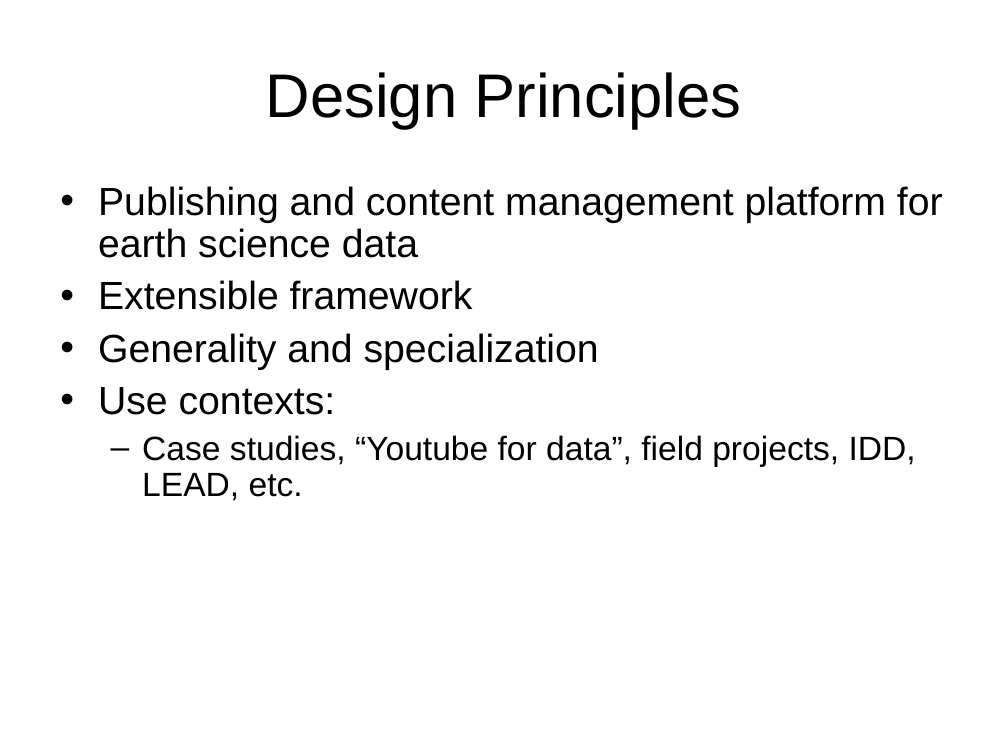
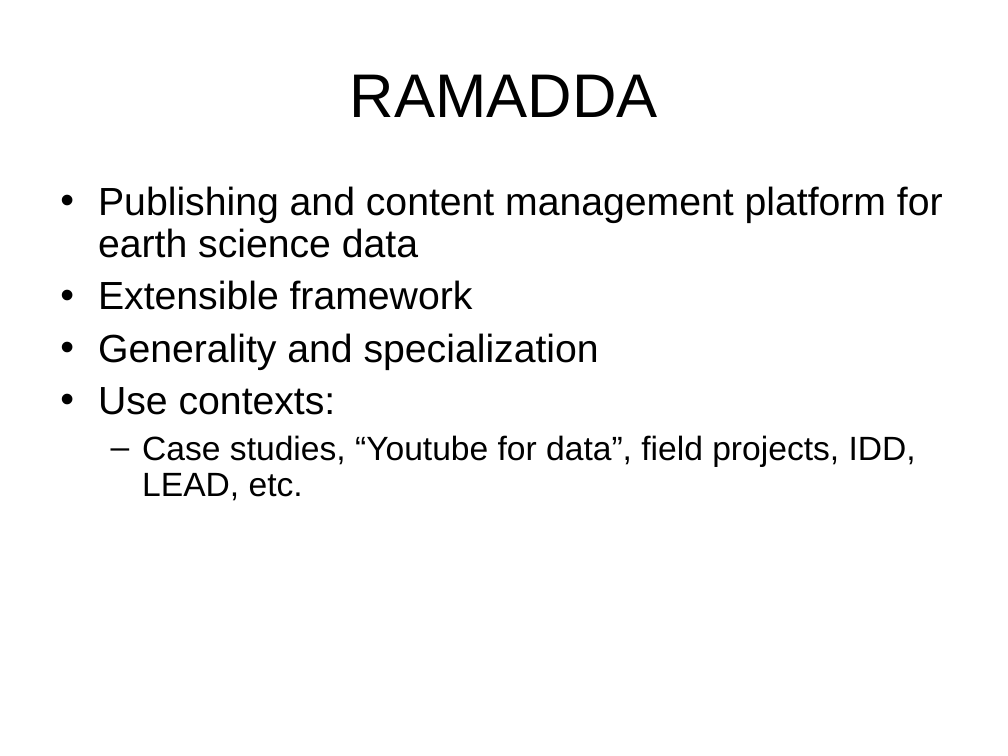
Before and after one commit to Unidata/IDV, a slide deck: slide 1 of ucar/unidata/repository/docs/presentations/architecture.ppt. Drawn at 1008x756 pixels with LibreOffice and Linux fonts; fonts in the diff are those of the drawing. Boxes give left, top, right and bottom in pixels: in the first picture for what was removed or moved away, otherwise in the second. Text is boxed around its words. In the diff, an @@ line names an element or a change of style, - is before the commit and + after.

```diff
--- a/ucar/unidata/repository/docs/presentations/architecture.ppt
+++ b/ucar/unidata/repository/docs/presentations/architecture.ppt
@@ title at [350, 74, 658, 117]: text changed @@
-Design Principles
+RAMADDA
```
Also in this commit, not shown: 5 other slides changed, 4 slides added, 2 slides removed, 4 other files.
